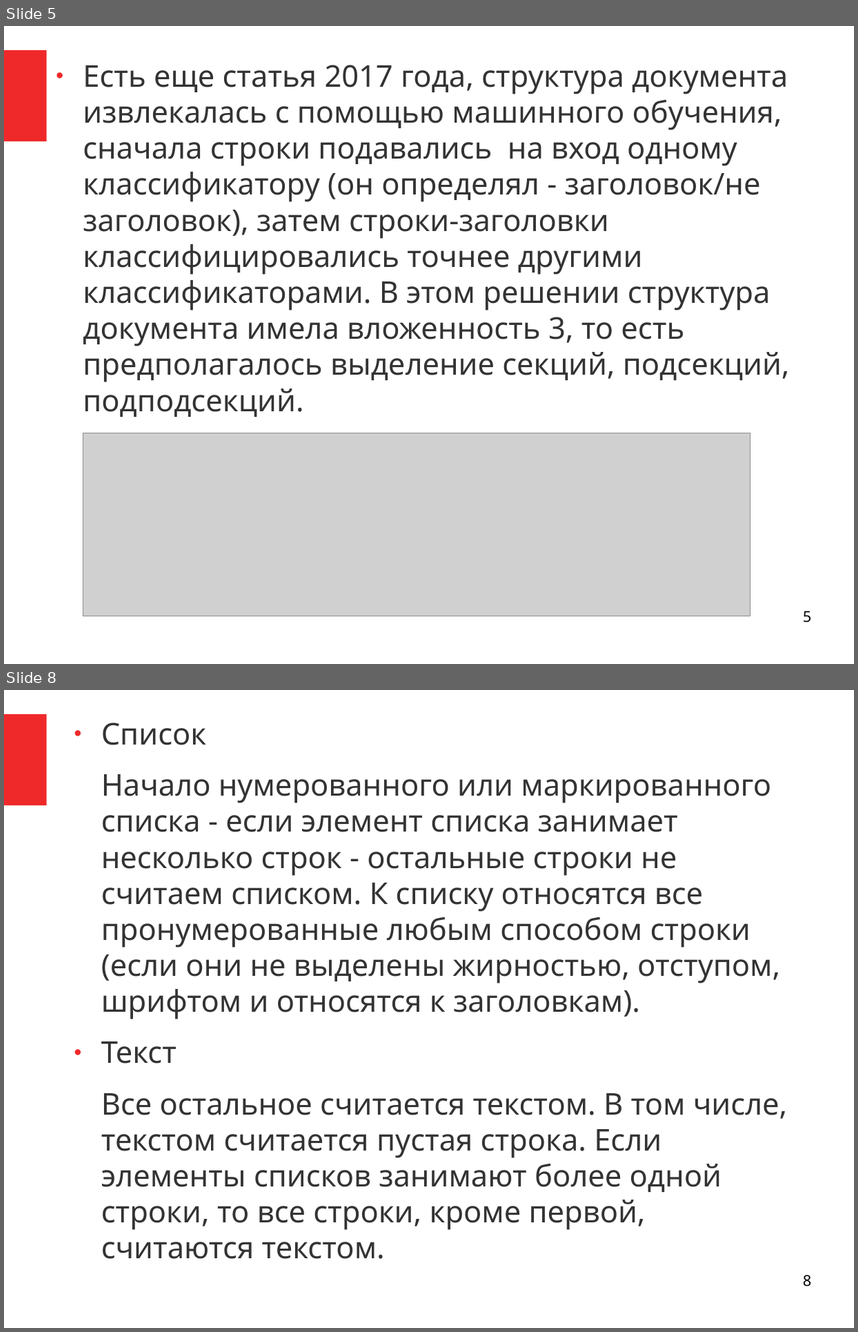
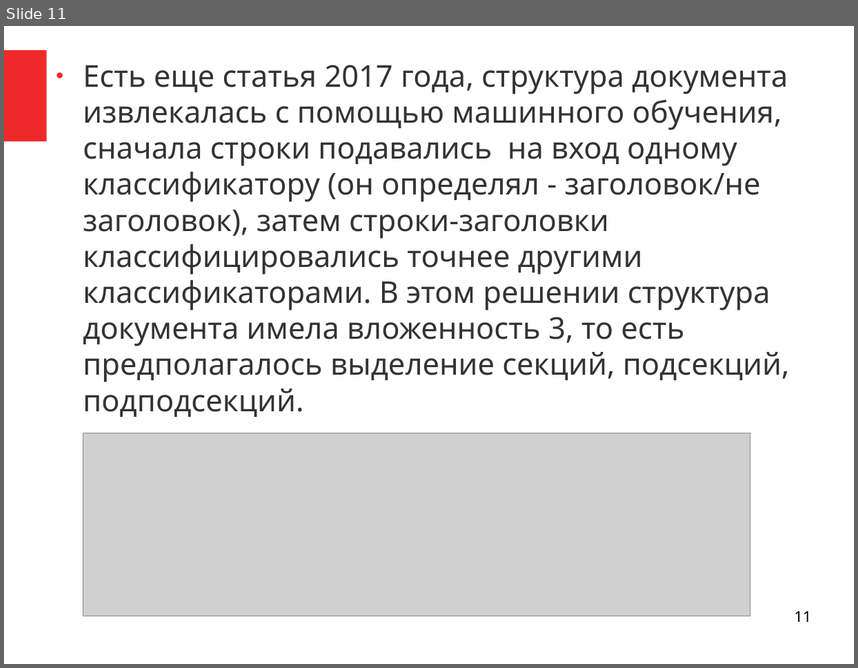
Before and after one commit to NastyBoget/document_structure_extraction, a slide deck: статьи/защита.odp. Shown one above the other, each under a label of ours: slides 5 and 8 before the commit, slide 11 after it; the slides between them are not shown. The pictures are 858x1332 and 858x668 pixels, drawn with LibreOffice and Linux fonts; fonts in the diff are those of the drawing; grey boxes stand for pictures. Boxes give left, top, right and bottom in pixels: in the first picture for what was removed or moved away, otherwise in the second. Text is boxed around its words. In the diff, an @@ line names an element or a change of style, - is before the commit and + after.

```diff
--- a/статьи/защита.odp
+++ b/статьи/защита.odp
@@ slide 8 removed at (x1=4, y1=690, x2=854, y2=1328), background #FFFFFF; not listed: 1 template element that a slide beside it also shows @@
@@ text removed at (x1=101, y1=722, x2=788, y2=1259) @@
-● Список
-Начало нумерованного или маркированного списка - если элемент списка занимает несколько строк - остальные строки не считаем списком. К списку относятся все пронумерованные любым способом строки (если они не выделены жирностью, отступом, шрифтом и относятся к заголовкам).
-● Текст
-Все остальное считается текстом. В том числе, текстом считается пустая строка. Если элементы списков занимают более одной строки, то все строки, кроме первой, считаются текстом.
@@ page number removed at (x1=803, y1=1274, x2=811, y2=1286) @@
-8
@@ what was slide 5 is now slide 11 @@
@@ page number at (x1=794, y1=610, x2=811, y2=621): text changed @@
-5
+11
```
Also in this commit, not shown: 9 slides changed, 2 slides added, 3 other slides removed, 5 other files.
